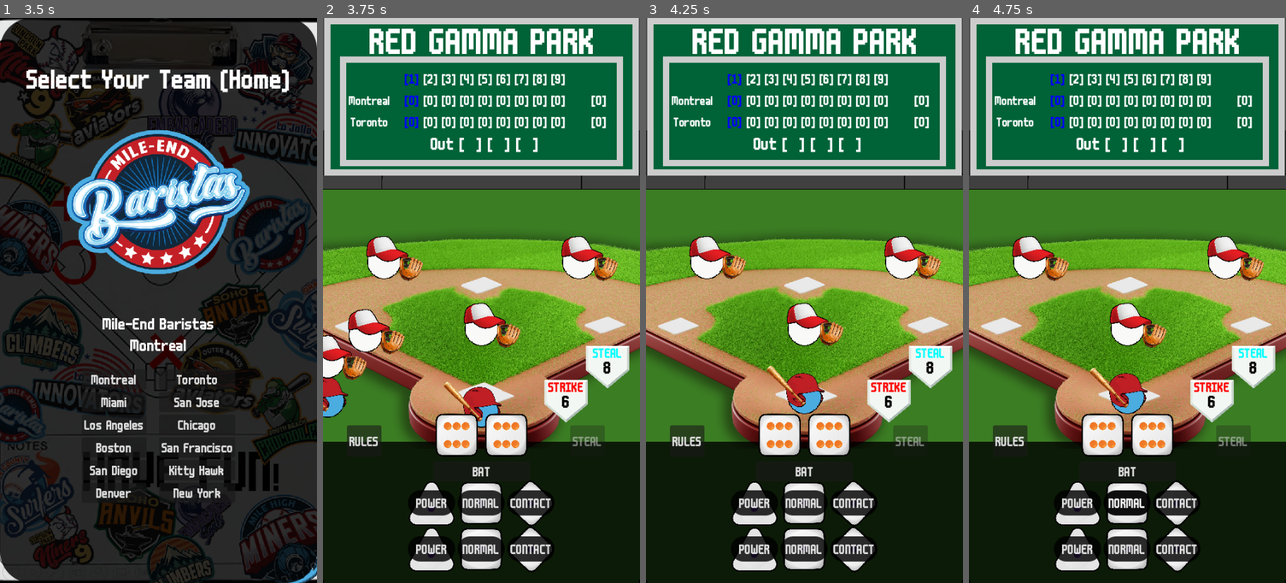
Above: before the commit, frames 1-4 (left to right).
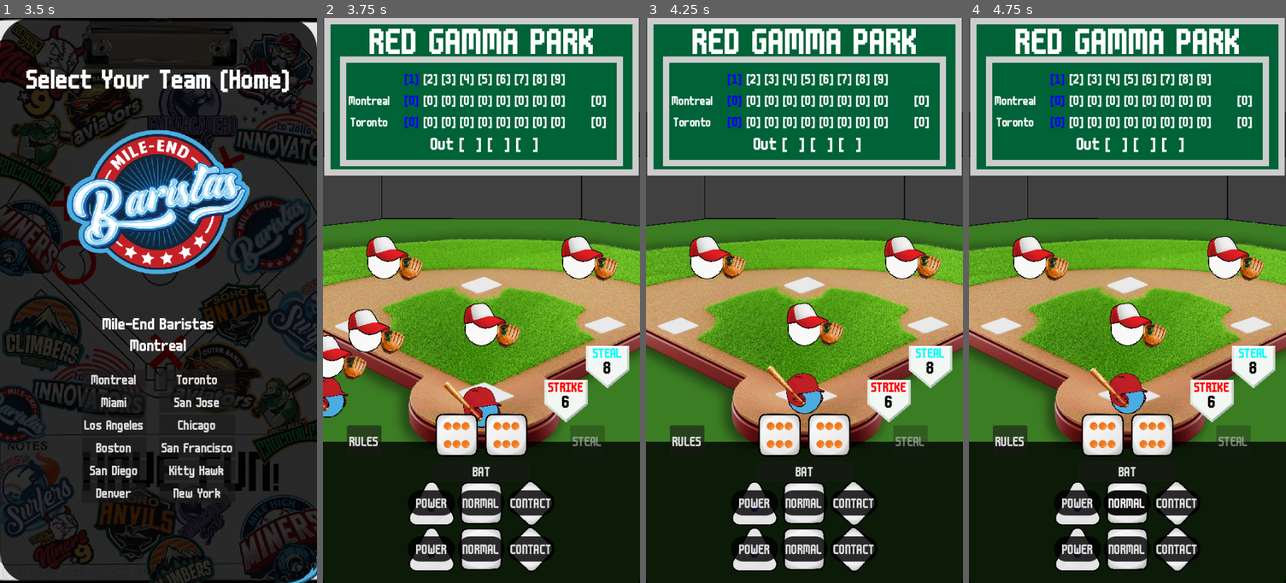
Above: after the commit, the same moments.

Repository: articrus/ROLL_BASEBALL
Game: Godot game, scene res://scenes/game_scene.tscn
The game is run twice, just before and just after one commit, with the same random seed, the same clock (stepped at 60 frames per second) and the same inputs. This scene is started directly instead of the project's main scene.
Inputs:
- Up to frame 1 (3.5 s): click "RULES" at 0.5 s; click "POWER" at 1.25 s; click "CONTACT" at 2 s; click "BAT" at 2.75 s
- Up to frame 2 (3.75 s): click "Montreal" at 3.5 s
- Up to frame 3 (4.25 s): no input
- Up to frame 4 (4.75 s): click "NORMAL" at 4.25 s

Frame 1 is identical in both runs. In frame 2, 5.7% of the frame differs, in the area x 0-100%, y 16-37%; in frame 3, 5.7%; in frame 4, 5.7%.

Commit message:
Sound Design Part I
-Implemented some sound effects, need to touch up on some, and add some more
-Need a main menu theme, general background theme, and a game over theme
-Tweak with sounds a little

TODO:
-Add team color to scoreboard names
-Set up quick start buttons like the general rules
-Finish sound design
-Replace graphics
-Tweak UI
-Add infinite innings compatibility (won't work as good but im not the boss)
-General polish and that's all

Diff:
--- a/project.godot
+++ b/project.godot
@@ -20,6 +20,7 @@
 Signalbus="*uid://c6yer56cusqo2"
 AuthenticationManager="*uid://bmi7fxrkpos2h"
 AdManager="*uid://c1bctwasyx122"
+SoundManager="*uid://bnv0ipwmujyrk"
 
 [display]
 
--- a/scenes/game_scene.tscn
+++ b/scenes/game_scene.tscn
@@ -20,14 +20,15 @@
 scale = Vector2(10, 10)
 texture = ExtResource("2_mw25s")
 
-[node name="Spectators" type="Sprite2D" parent="." unique_id=1096673680]
-scale = Vector2(0.5, 0.5)
-texture = ExtResource("2_b5spy")
-
 [node name="Field" type="Sprite2D" parent="." unique_id=1837956821]
 position = Vector2(0, 29)
 scale = Vector2(0.4, 0.4)
 texture = ExtResource("2_utbpp")
+
+[node name="Spectators" type="Sprite2D" parent="." unique_id=1096673680]
+position = Vector2(0, -29)
+scale = Vector2(0.5, 0.5)
+texture = ExtResource("2_b5spy")
 
 [node name="Bases" type="Node2D" parent="." unique_id=547608302]
 position = Vector2(0, 29)
--- a/scripts/game_scene/game_scene.gd
+++ b/scripts/game_scene/game_scene.gd
@@ -15,6 +15,7 @@
 
 # Start a new inning
 func _start_inning(inning: int) -> void:
+	SoundManager._play_inning_change()
 	_clear_field()
 	# Show an ad for the 3rd and 7th inning
 	if inning == 3 || inning == 7:
--- a/scripts/managers/game_manager.gd
+++ b/scripts/managers/game_manager.gd
@@ -34,6 +34,7 @@
 	var didScore = result[1] != Enums.BATTING_RESULT.STRIKEOUT
 	Signalbus.pitch_ball.emit(basePositions._get_base_position(3), basePositions._get_ball_position(didScore))
 	playersManager._pitch_animation()
+	SoundManager._play_pitch_sound()
 	var runs = 0
 	await Signalbus.resume_processing
 	Signalbus.display_die_total.emit(result[0])
@@ -58,6 +59,7 @@
 			Signalbus.display_batting_result.emit("STRIKEOUT!")
 			strikeouts += 1
 			strikeout.emit()
+	SoundManager._play_score_fanfare(result[1])
 	# Add the points
 	if current_inning % 2 == 0:
 		visitPointsArray[current_inning] += runs
@@ -96,12 +98,15 @@
 		advance_one_base.emit(base)
 		if base < 2:
 			bases[base + 1] = true # Advance to next base
+			SoundManager._play_score_fanfare(Enums.BATTING_RESULT.DOUBLE)
 			Signalbus.display_batting_result.emit("STEAL!")
 			return 0
 		else:
+			SoundManager._play_score_fanfare(Enums.BATTING_RESULT.TRIPLE)
 			Signalbus.display_batting_result.emit("POINT STOLEN!")
 			return 1 # Stole home base, stole a point
 	else:
+		SoundManager._play_score_fanfare(Enums.BATTING_RESULT.STRIKEOUT)
 		strike_one_base.emit(base)
 		strikeouts += 1
 		Signalbus.display_batting_result.emit("OUT!")
@@ -113,8 +118,10 @@
 	if base == -1: return 0 # Prevent tagging out with no players on bases
 	var result = Dice._process_special()
 	await Signalbus.resume_processing
+	Signalbus.display_die_total.emit(result)
 	bases[base] = false
 	if result >= specialDC[current_inning]:
+		SoundManager._play_score_fanfare(Enums.BATTING_RESULT.STRIKEOUT)
 		strike_one_base.emit(base)
 		Signalbus.display_batting_result.emit("TAG OUT!")
 		strikeouts += 1
@@ -123,10 +130,12 @@
 		if base < 2:
 			bases[base + 1] = true
 			advance_one_base.emit(base)
+			SoundManager._play_score_fanfare(Enums.BATTING_RESULT.TRIPLE)
 			Signalbus.display_batting_result.emit("POINT STOLEN!")
 			return 0
 		else:
 			advance_one_base.emit(base)
+			SoundManager._play_score_fanfare(Enums.BATTING_RESULT.DOUBLE)
 			Signalbus.display_batting_result.emit("STEAL!")
 			return 1
 
--- /dev/null
+++ b/scripts/managers/sound_manager.gd
@@ -0,0 +1,64 @@
+extends Node
+# Sound Effects
+@onready var scoreFanfareFiles = {
+	Enums.BATTING_RESULT.HOMERUN: load("res://sounds/home_run.wav"),
+	Enums.BATTING_RESULT.TRIPLE: load("res://sounds/triple.wav"),
+	Enums.BATTING_RESULT.DOUBLE: load("res://sounds/double.wav"),
+	Enums.BATTING_RESULT.SINGLE: load("res://sounds/single.wav"),
+	Enums.BATTING_RESULT.STRIKEOUT: load("res://sounds/whistle.wav"),
+	Enums.BATTING_RESULT.NONE: null
+}
+@onready var buttonBoopFile = load("res://sounds/boop.wav")
+@onready var pitchSoundFile = load("res://sounds/pitch_bat.wav")
+@onready var inningChangeFile = load("res://sounds/change_sides.wav")
+@onready var diceRollFile = load("res://sounds/dice_roll.wav")
+var scoreFanfare: AudioStreamPlayer
+var pitchSound: AudioStreamPlayer
+var inningChange: AudioStreamPlayer
+var dieRoll: AudioStreamPlayer
+var buttonBoop: AudioStreamPlayer
+# Pitch Variances
+var pitchVariance:= 0.15
+var singleVariance:= 0.07
+
+func _ready() -> void:
+	buttonBoop = AudioStreamPlayer.new()
+	scoreFanfare = AudioStreamPlayer.new()
+	pitchSound = AudioStreamPlayer.new()
+	inningChange = AudioStreamPlayer.new()
+	dieRoll = AudioStreamPlayer.new()
+	# Assigning Streams
+	buttonBoop.stream = buttonBoopFile
+	pitchSound.stream = pitchSoundFile
+	inningChange.stream = inningChangeFile
+	dieRoll.stream = diceRollFile
+	# Adding the children
+	add_child(buttonBoop)
+	add_child(scoreFanfare)
+	add_child(pitchSound)
+	add_child(inningChange)
+	add_child(dieRoll)
+
+func _play_button() -> void:
+	buttonBoop.play()
+
+func _play_die_roll() -> void:
+	dieRoll.pitch_scale = 1.0 + randf_range(-singleVariance, singleVariance)
+	dieRoll.play()
+
+func _play_pitch_sound() -> void:
+	pitchSound.pitch_scale = 1.0 + randf_range(-pitchVariance, pitchVariance)
+	pitchSound.play()
+
+func _play_inning_change() -> void:
+	inningChange.play()
+
+func _play_score_fanfare(score: Enums.BATTING_RESULT) -> void:
+	scoreFanfare.stop()
+	scoreFanfare.stream = scoreFanfareFiles[score]
+	match score:
+		Enums.BATTING_RESULT.SINGLE, Enums.BATTING_RESULT.DOUBLE, Enums.BATTING_RESULT.STRIKEOUT:
+			scoreFanfare.pitch_scale = 1.0 + randf_range(-singleVariance, singleVariance)
+		_:
+			scoreFanfare.pitch_scale = 1.0
+	scoreFanfare.play()
--- a/scripts/ui/game_ui/player_ui.gd
+++ b/scripts/ui/game_ui/player_ui.gd
@@ -31,10 +31,12 @@
 	totalLabel.set_text(str(total))
 
 func _change_left_die(die: Enums.DIE_TYPES) -> void:
+	SoundManager._play_button()
 	left_die_type = die
 	roll_box._change_rolling_dice(left_die_type, right_die_type)
 
 func _change_right_die(die: Enums.DIE_TYPES) -> void:
+	SoundManager._play_button()
 	right_die_type = die
 	roll_box._change_rolling_dice(left_die_type, right_die_type)
 
@@ -85,6 +87,7 @@
 	specialButton.disabled = toggle
 
 func _on_steal_tag_button_pressed() -> void:
+	SoundManager._play_button()
 	Signalbus.special_pressed.emit()
 
 func _connect_signals() -> void:
@@ -96,4 +99,5 @@
 	Signalbus.update_inning.connect(_update_inning)
 
 func _on_die_table_buton_pressed() -> void:
+	SoundManager._play_button()
 	die_table.visible = true
--- a/scripts/ui/hud/roll_box.gd
+++ b/scripts/ui/hud/roll_box.gd
@@ -26,6 +26,7 @@
 
 # Emits the signal to roll the dice
 func _roll_dice() -> void:
+	SoundManager._play_button()
 	Signalbus.roll_button_pressed.emit()
 
 # Changes the texture of the dice
@@ -67,6 +68,7 @@
 
 # Animate the dice rolling, taking the die and result to assign the apropriate face
 func _display_die_results(leftDie: Enums.DIE_TYPES, leftResult: int, rightDie: Enums.DIE_TYPES, rightResult: int) -> void:
+	SoundManager._play_die_roll()
 	_animate_die(left_die, leftDie)
 	await _animate_die(right_die, rightDie).finished
 	match leftDie:
--- a/scripts/ui/windows/dice_table.gd
+++ b/scripts/ui/windows/dice_table.gd
@@ -19,10 +19,12 @@
 
 # Closes the dice table screen
 func _on_close_pressed() -> void:
+	SoundManager._play_button()
 	self.visible = false
 
 # Toggle the visibility of the rules box
 func _on_ruleset_button_pressed(rule: Enums.RULES) -> void:
+	SoundManager._play_button()
 	for textBox in textBoxes:
 		textBoxes[textBox].visible = textBox == rule
 
--- a/scripts/ui/windows/game_over.gd
+++ b/scripts/ui/windows/game_over.gd
@@ -45,10 +45,12 @@
 		await get_tree().process_frame
 
 func _on_play_again() -> void:
+	SoundManager._play_button()
 	if AuthenticationManager.current_user_id == "":
 		loginUI.visible = true
 	else:
 		get_tree().change_scene_to_file("res://scenes/game_scene.tscn")
 
 func _on_quit() -> void:
+	SoundManager._play_button()
 	get_tree().change_scene_to_file("res://scenes/main_menu.tscn")
--- a/scripts/ui/windows/main_menu.gd
+++ b/scripts/ui/windows/main_menu.gd
@@ -24,6 +24,7 @@
 	displayText._set_text(message)
 
 func _on_play_pressed() -> void:
+	SoundManager._play_button()
 	if AuthenticationManager.current_user_id == "":
 		_display_message("YOU NEED TO LOGIN FIRST")
 		#print("YOU NEED TO LOGIN FIRST")
@@ -32,6 +33,7 @@
 		_start_game()
 
 func _on_login_pressed() -> void:
+	SoundManager._play_button()
 	loginMenu.visible = true
 
 func _on_successful_login() -> void:
@@ -39,6 +41,7 @@
 	loginMenu.visible = false
 
 func _on_info_pressed() -> void:
+	SoundManager._play_button()
 	playerInfo.visible = true
 	playerInfo._on_visible()
 
@@ -46,4 +49,5 @@
 	get_tree().change_scene_to_file("res://scenes/game_scene.tscn")
 
 func _on_rules_pressed() -> void:
+	SoundManager._play_button()
 	diceTable.visible = true
--- a/scripts/ui/windows/player_info.gd
+++ b/scripts/ui/windows/player_info.gd
@@ -27,14 +27,18 @@
 	confirmBox.visible = toggle
 
 func _on_reset_pressed() -> void:
+	SoundManager._play_button()
 	_toggle_confirm_box(true)
 
 func _on_yes_pressed() -> void:
+	SoundManager._play_button()
 	_reset_info()
 	_toggle_confirm_box(false)
 
 func _on_no_pressed() -> void:
+	SoundManager._play_button()
 	_toggle_confirm_box(false)
 
 func _on_close_pressed() -> void:
+	SoundManager._play_button()
 	self.visible = false
--- a/scripts/ui/windows/quick_start.gd
+++ b/scripts/ui/windows/quick_start.gd
@@ -1,4 +1,5 @@
 extends TextureRect
 
 func _on_close_pressed() -> void:
+	SoundManager._play_button()
 	self.visible = false
--- a/scripts/ui/windows/team_select.gd
+++ b/scripts/ui/windows/team_select.gd
@@ -42,6 +42,7 @@
 		teamButtons[city].pressed.connect(_on_team_pressed.bind(city))
 
 func _on_team_pressed(city: Enums.CITY) -> void:
+	SoundManager._play_button()
 	Signalbus.team_selected.emit(city)
 	Signalbus.start_game.emit()
 	_close_team_select()
--- a/scripts/ui/windows/user_login.gd
+++ b/scripts/ui/windows/user_login.gd
@@ -65,10 +65,13 @@
 
 # Temporary, testing if everything works here
 func _on_signup_pressed() -> void:
+	SoundManager._play_button()
 	_sign_up_user(signUpEmail.text, signUpPass.text)
 
 func _on_login_pressed() -> void:
+	SoundManager._play_button()
 	_login_user(loginEmail.text, loginPass.text)
 
 func _on_close_pressed() -> void:
+	SoundManager._play_button()
 	self.visible = false
Not shown, added: scripts/managers/sound_manager.gd.uid
Not shown, added: sounds/boop.wav.import
Not shown, added: sounds/change_sides.wav.import
Not shown, added: sounds/dice_roll.wav.import
Not shown, added: sounds/double.wav.import
Not shown, added: sounds/home_run.wav.import
Not shown, added: sounds/minor_riff.wav.import
Not shown, added: sounds/pitch_bat.wav.import
Not shown, added: sounds/single.wav.import
Not shown, added: sounds/triple.wav.import
Not shown, added: sounds/whistle.wav.import
Not shown, changed: web/stuff_for_advertising/example_setup/web/index.apple-touch-icon.png.import
(and 12 more such lines)
